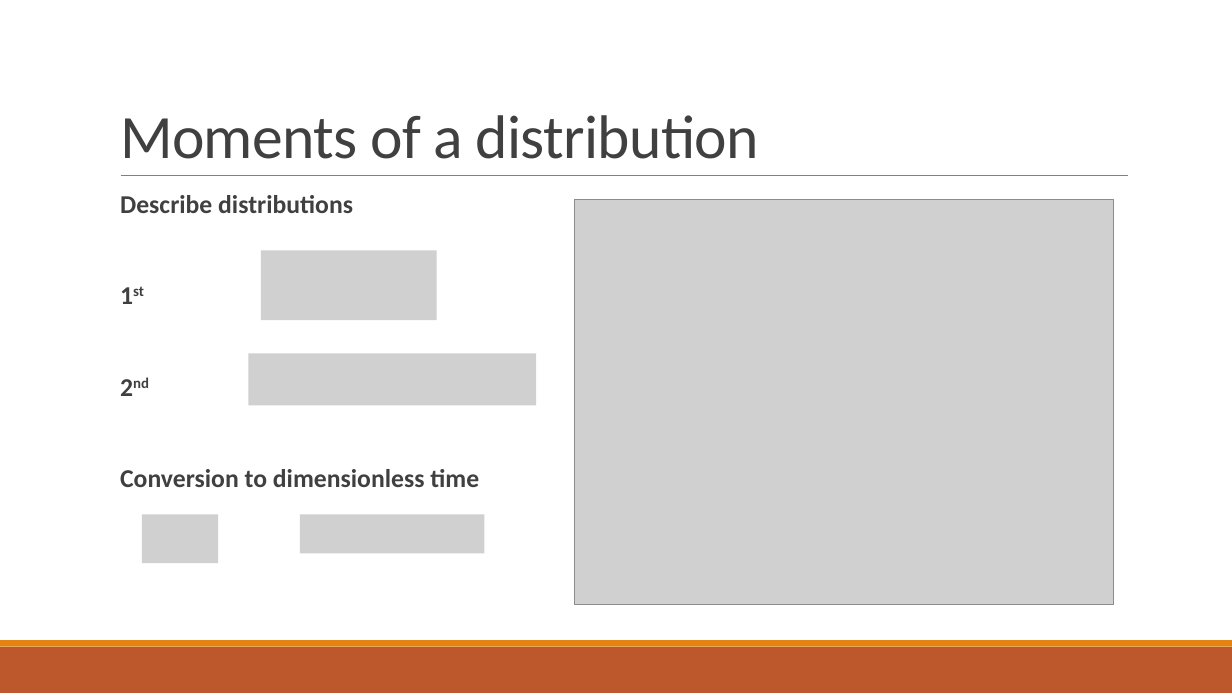
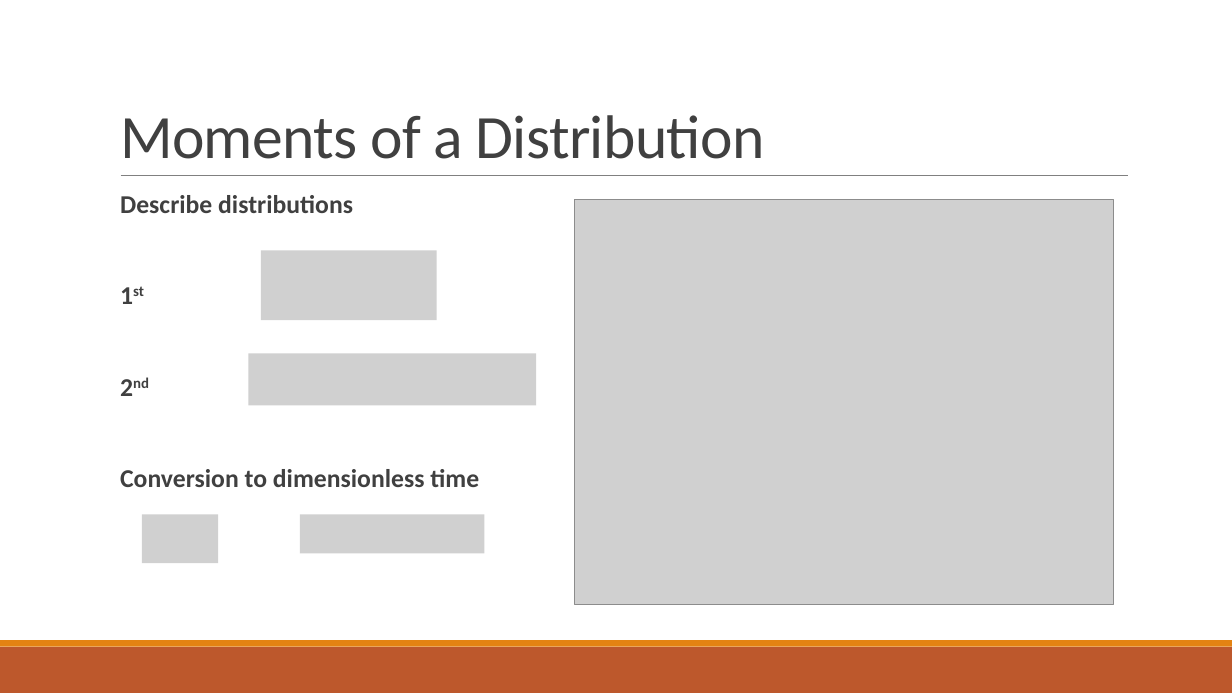
Before and after one commit to mark-edney/Thesis-Matlab, a slide deck: slide 10 of Thesis defense.pptx. Drawn at 1232x693 pixels with LibreOffice and Linux fonts; fonts in the diff are those of the drawing; grey boxes stand for pictures. Boxes give left, top, right and bottom in pixels: in the first picture for what was removed or moved away, otherwise in the second. Text is boxed around its words. In the diff, an @@ line names an element or a change of style, - is before the commit and + after.

```diff
--- a/Thesis defense.pptx
+++ b/Thesis defense.pptx
@@ title at box(120, 115, 765, 159): text changed @@
-Moments of a distribution
+Moments of a Distribution
```
Also in this commit, not shown: 10 other slides changed.
